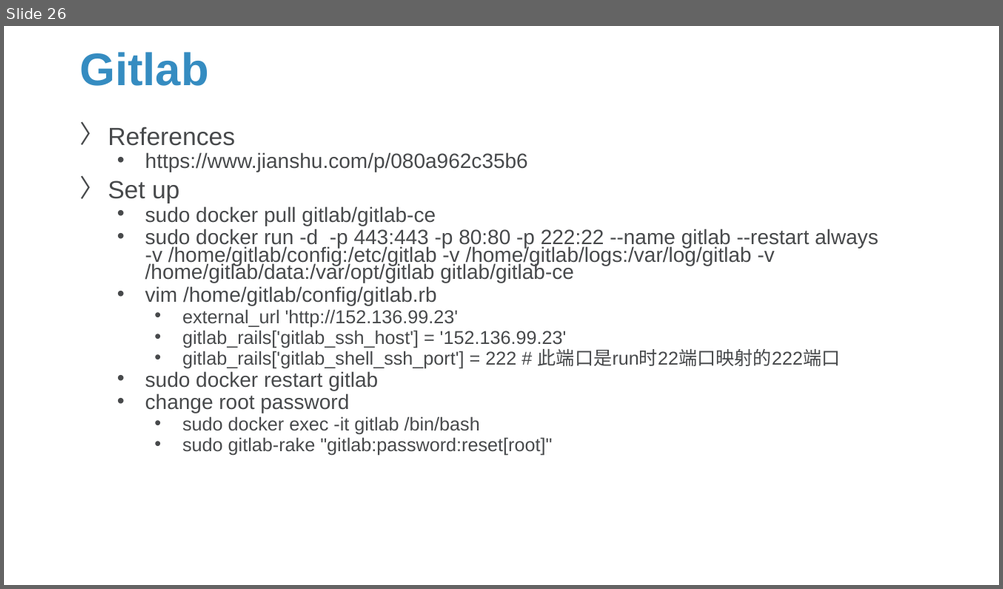
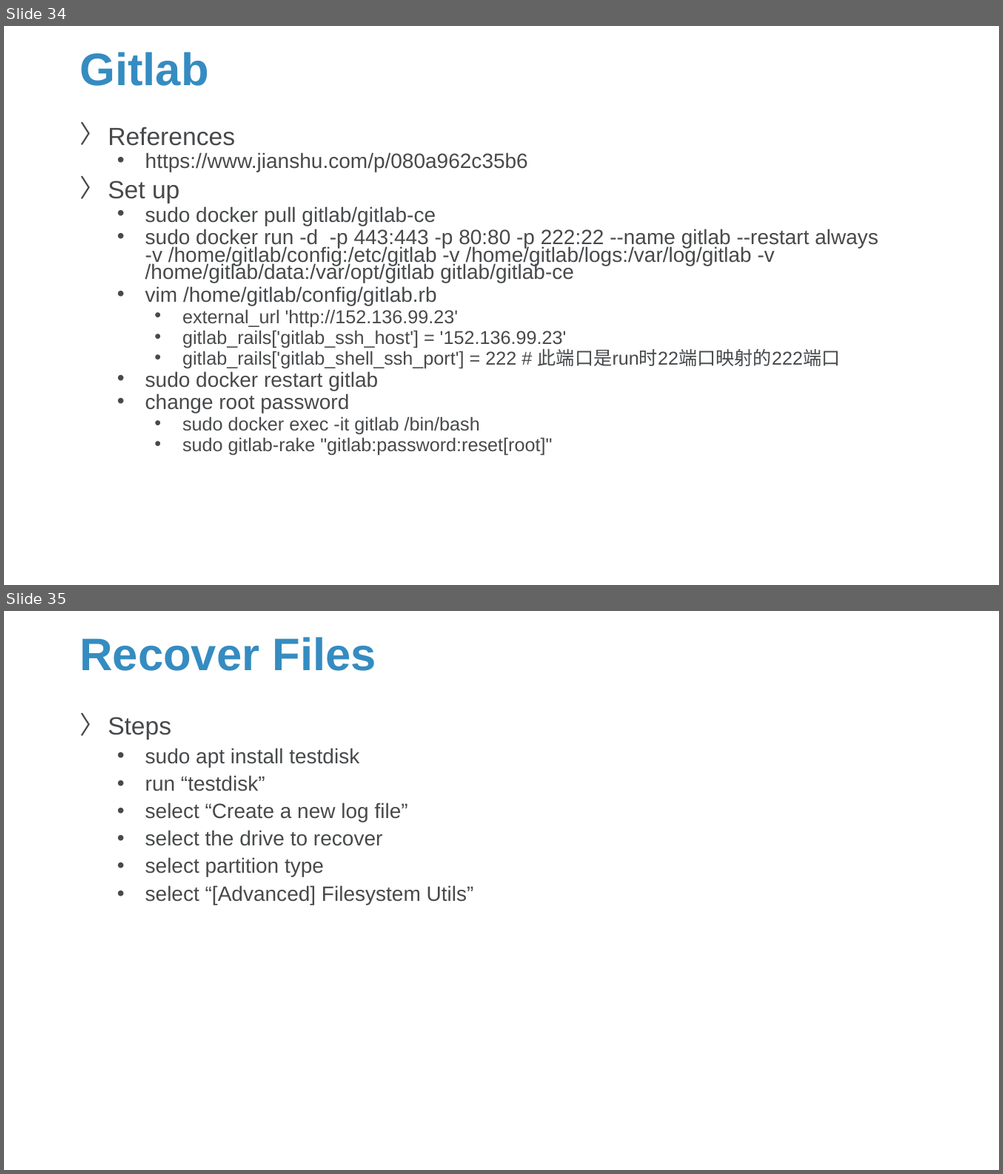
Before and after one commit to Sparks-Lu/TechNotes, a slide deck: Linux/Linux_Notes.pptx. Shown one above the other, each under a label of ours: slide 26 before the commit, slides 34 and 35 after it. The pictures are 1003x589 and 1003x1174 pixels, drawn with LibreOffice and Linux fonts; fonts in the diff are those of the drawing; background and template pictures are left out. Boxes give left, top, right and bottom in pixels: in the first picture for what was removed or moved away, otherwise in the second. Text is boxed around its words. In the diff, an @@ line names an element or a change of style, - is before the commit and + after.

```diff
--- a/Linux/Linux_Notes.pptx
+++ b/Linux/Linux_Notes.pptx
@@ slide 35 added at [4,611,999,1170], background picture (left out) @@
@@ title added at [79,637,376,671], 44 pt, text #358CC1, bold @@
+Recover Files
@@ text added at [108,717,474,905], 20 pt, text #47494B @@
+〉 Steps
+  • sudo apt install testdisk
+  • run “testdisk”
+  • select “Create a new log file”
+  • select the drive to recover
+  • select partition type
+  • select “[Advanced] Filesystem Utils”
@@ what was slide 26 is now slide 34 @@
```
Also in this commit, not shown: 6 slides changed, 9 other slides added, 1 other file.
